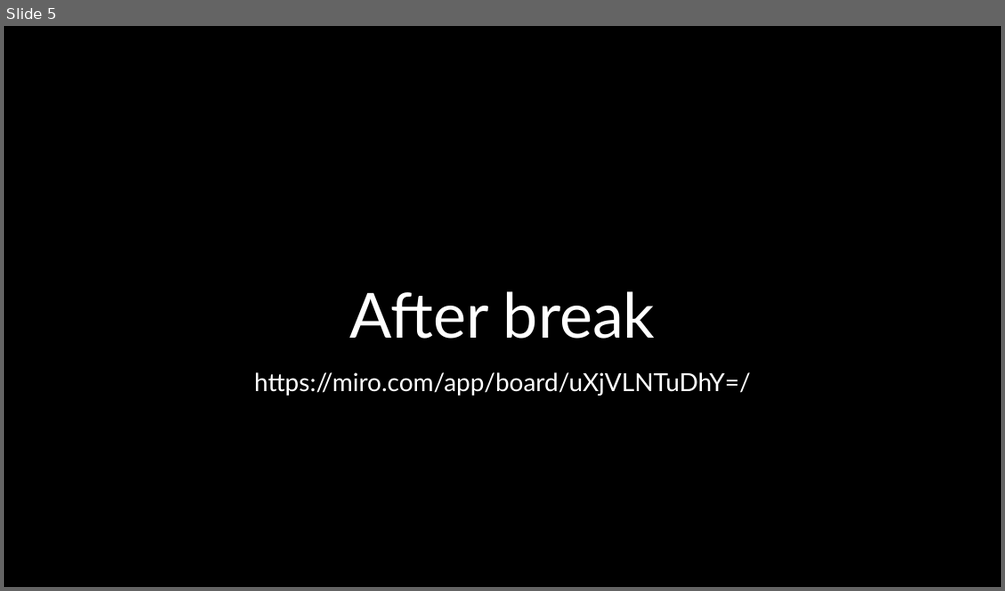
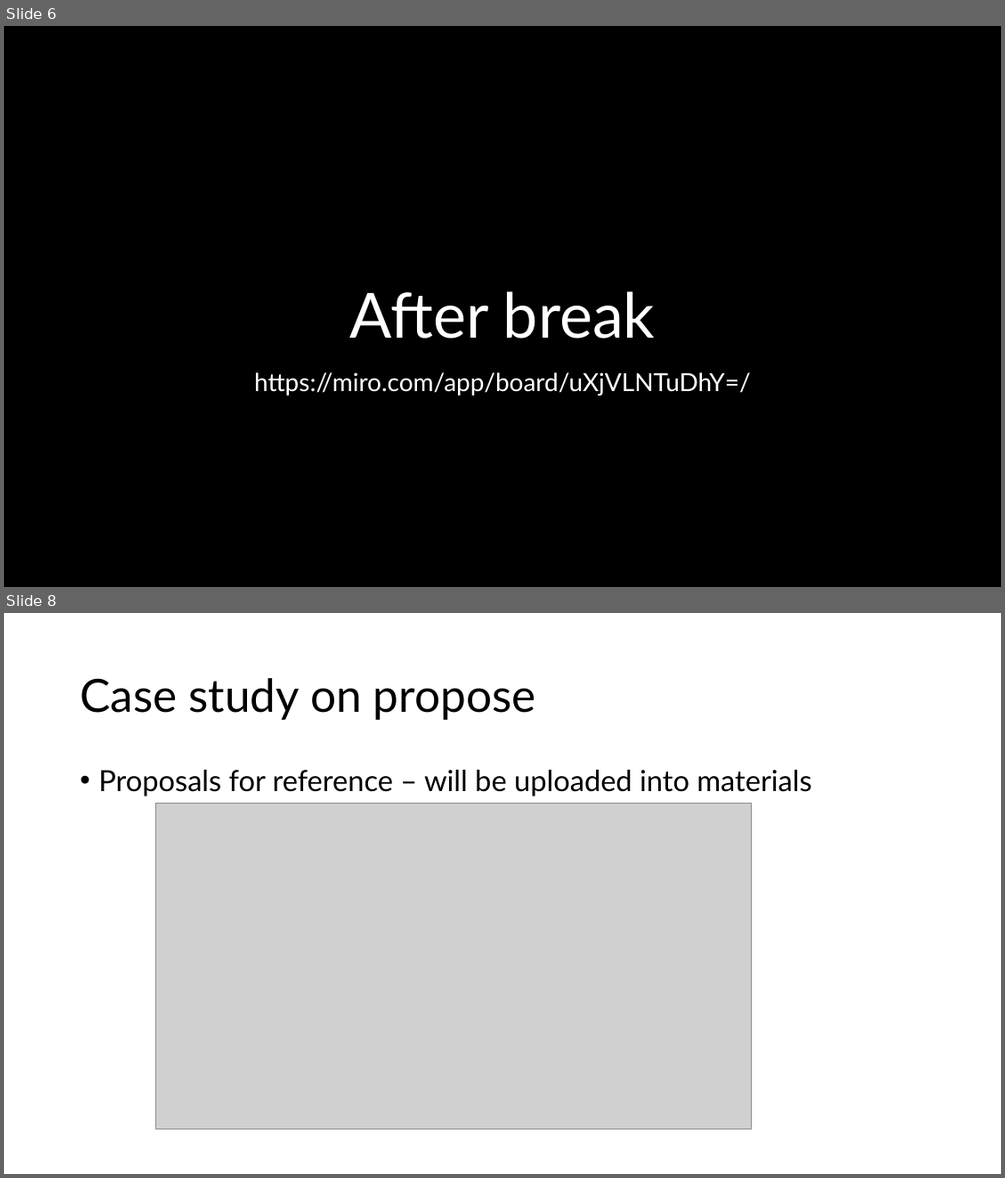
Before and after one commit to JLNU-EETC3433/courseware, a slide deck: 20241031-lesson5.pptx. Shown one above the other, each under a label of ours: slide 5 before the commit, slides 6 and 8 after it; the slides between them are not shown. The pictures are 1005x591 and 1005x1178 pixels, drawn with LibreOffice and Linux fonts; fonts in the diff are those of the drawing; grey boxes stand for pictures; background and template pictures are left out. Boxes give left, top, right and bottom in pixels: in the first picture for what was removed or moved away, otherwise in the second. Text is boxed around its words. In the diff, an @@ line names an element or a change of style, - is before the commit and + after.

```diff
--- a/20241031-lesson5.pptx
+++ b/20241031-lesson5.pptx
@@ slide 8 added at [4,613,1001,1174], background #FFFFFF @@
@@ title added at [80,678,536,720], 44 pt, text #000000 @@
+Case study on propose
@@ text added at [98,770,811,796], 28 pt, text #000000 @@
+• Proposals for reference – will be uploaded into materials
@@ picture added at [156,803,752,1130] @@
@@ what was slide 5 is now slide 6 @@
```
Also in this commit, not shown: 4 other slides added, 1 other file.
